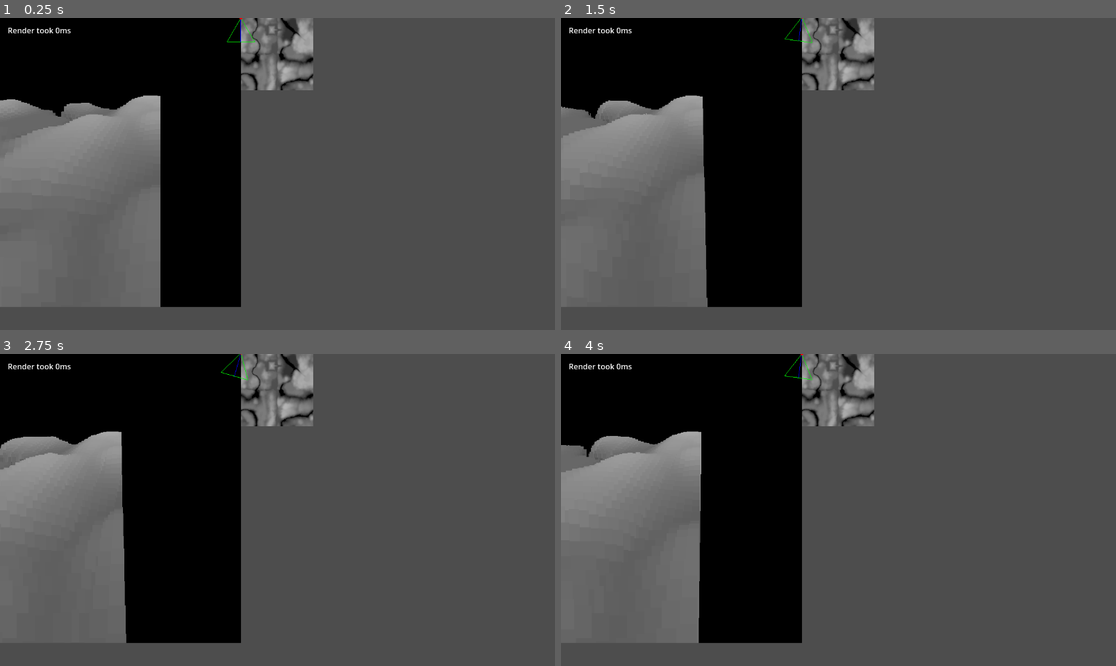
Above: before the commit, frames 1-4 (two rows, left to right).
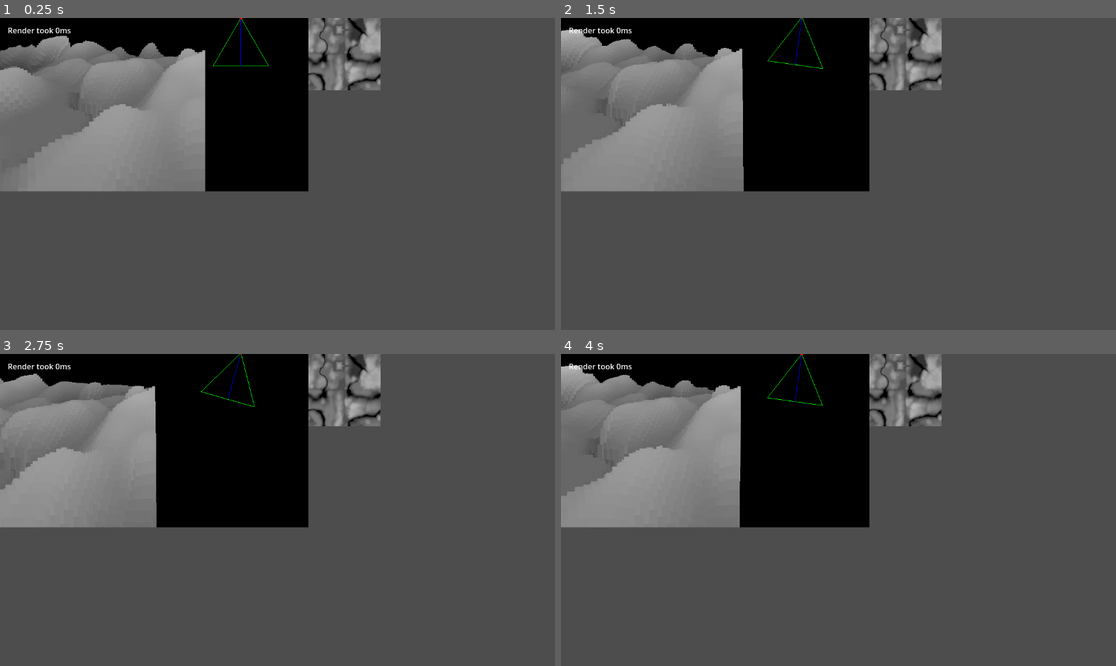
Above: after the commit, the same moments.

Repository: greenpixels/godot-voxel-space-demo
Game: Godot game, scene res://voxel_space_renderer/voxel_space_renderer.tscn
Two runs of this game, one before a commit and one after it. Both use one fixed random seed, a clock stepped at 60 frames per second and the inputs below.
Inputs:
- Up to frame 1 (0.25 s): no input
- Up to frame 2 (1.5 s): tap Enter at 0.5 s; hold Right (ui_right) 0.53-1.28 s; tap Space at 1.25 s; hold Down (ui_down) from 1.28 s (still down)
- Up to frame 3 (2.75 s): tap Enter at 2 s; release Down (ui_down) at 2.03 s; hold Right (ui_right) from 2.03 s (still down)
- Up to frame 4 (4 s): tap Space at 2.75 s; release Right (ui_right) at 2.78 s; hold Up (ui_up) 2.78-3.53 s; tap Enter at 3.5 s; hold Left (ui_left) from 3.53 s (still down)

The runs differ from the first frame. In frame 1, 32% of the frame differs, in the area x 0-69%, y 0-93%; in frame 2, 30%; in frame 3, 28%; in frame 4, 31%.

Commit message:
change: rework default values

Diff:
--- a/voxel_space_renderer/voxel_space_renderer.gd
+++ b/voxel_space_renderer/voxel_space_renderer.gd
@@ -7,7 +7,7 @@
 		_update_view()
 
 ## The view distance of the rendered output (big performance impact). This determines how far can be seen at one render in terms of depth.
-@export var view_distance = 50.:
+@export var view_distance = 100.:
 	set(value):
 		view_distance = value
 		_update_view()
@@ -19,19 +19,19 @@
 		_update_view()
 
 ## The factor that the colour gets multiplied by (no performance impact). This determines how big mountains get, how high walls are and so on.
-@export var amplitude = 120.:
+@export var amplitude = 300.:
 	set(value):
 		amplitude = value
 		_update_view()
 
 ## The width of the rendered output (medium performance impact).
-@export var render_width = 500.:
+@export var render_width = 640.:
 	set(value):
 		render_width = value
 		_update_view()
 
 ## The height of the rendered output (no performance impact).
-@export var render_height = 600.:
+@export var render_height = 360.:
 	set(value):
 		render_height = value
 		_update_view()
@@ -49,7 +49,7 @@
 		_update_view()
 
 ## The approximate pitch of the view (no performance impact). This determines whether the camera looks up or down.
-@export var pitch : float = 120.:
+@export var pitch : float = -20.:
 	set(value):
 		pitch = value
 		_update_view()
